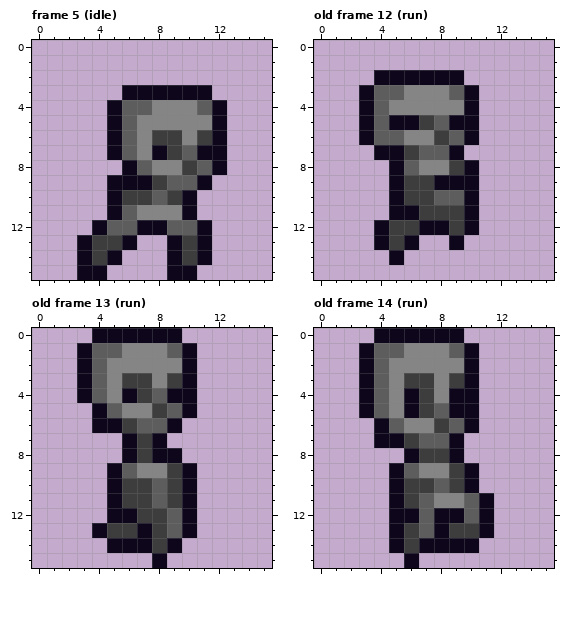
Pixel-art file: core/assets/ase/actor_skeleton.aseprite. Above: the version before the commit.
16x16 pixels, 31 frames. Shown: frame 5 (idle), old frame 12 (run), old frame 13 (run), old frame 14 (run). The commit also changed other frames, which this record leaves out.
After:
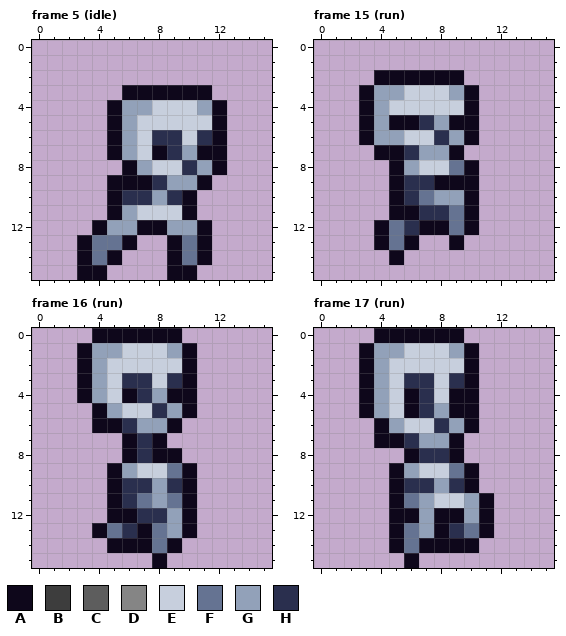
Palette (. is transparent): A #0e071b  B #3d3d3d  C #5d5d5d  D #858585  E #c7cfdd  F #657392  G #92a1b9  H #2a2f4e
A new or re-ordered frame is compared with the old frame closest to it.
The exact change:
frames 31 -> 34
layer "brown" removed
layer "black" removed
frames re-ordered
--- frame 5 (idle)
@@ x 0..15 @@
  3 ......AAAAAA....
- 4 .....ACCDDDCA...
- 5 .....ACDDDDDA...
- 6 .....ACDBBDBA...
- 7 .....ACDABCAA...
- 8 ......ACDDBCA...
- 9 .....AAABCCA....
-10 .....ABBCBA.....
-11 .....ACDDDA.....
-12 ....ACCAACCA....
-13 ...ABBA..ABA....
-14 ...ABA...ABA....
+ 4 .....AGGEEEGA...
+ 5 .....AGEEEEEA...
+ 6 .....AGEHHEHA...
+ 7 .....AGEAHGAA...
+ 8 ......AGEEHGA...
+ 9 .....AAAHGGA....
+10 .....AHHGHA.....
+11 .....AGEEEA.....
+12 ....AGGAAGGA....
+13 ...AFFA..AFA....
+14 ...AFA...AFA....
 15 ...AA....AA.....
--- frame 15 (run) against old frame 12 (run)
@@ x 2..11 @@
  2 ..AAAAAA..
- 3 .ACCDDDCA.
- 4 .ACDDDDDA.
- 5 .ACAABCAA.
- 6 .ACCDDBCA.
- 7 ..AABCCA..
- 8 ...ACDDBA.
- 9 ...ABBAAA.
-10 ...ABBCCA.
-11 ...AABBBA.
-12 ..ABBAABA.
-13 ..ABA..A..
+ 3 .AGGEEEGA.
+ 4 .AGEEEEEA.
+ 5 .AGAAHGAA.
+ 6 .AGGEEHGA.
+ 7 ..AAHGGA..
+ 8 ...AGEEFA.
+ 9 ...AHHAAA.
+10 ...AHFGGA.
+11 ...AAHHFA.
+12 ..AFHAAFA.
+13 ..AFA..A..
 14 ...A......
--- frame 16 (run) is new; against old frame 13 (run)
@@ x 2..11 @@
  0 ..AAAAAA..
- 1 .ACCDDDCA.
- 2 .ACDDDDDA.
- 3 .ACDBBDBA.
- 4 .ACDABCAA.
- 5 ..ACDDBCA.
- 6 ..AABCCA..
- 7 ....ABA...
- 8 ....ABAA..
- 9 ...ACDDBA.
-10 ...ABBCBA.
-11 ...ABBCBA.
-12 ...AABBCA.
-13 ..ABBABCA.
-14 ...AAABA..
+ 1 .AGGEEEGA.
+ 2 .AGEEEEEA.
+ 3 .AGEHHEHA.
+ 4 .AGEAHGAA.
+ 5 ..AGEEHGA.
+ 6 ..AAHGGA..
+ 7 ....AHA...
+ 8 ....AHAA..
+ 9 ...AGEEFA.
+10 ...AHHGHA.
+11 ...AHFGFA.
+12 ...AAHHGA.
+13 ..AFHAFGA.
+14 ...AAAFA..
 15 ......A...
--- frame 17 (run) is new; against old frame 14 (run)
@@ x 2..12 @@
  0 ..AAAAAA...
- 1 .ACCDDDCA..
- 2 .ACDDDDDA..
- 3 .ACDBBDBA..
- 4 .ACDABDAA..
- 5 .ACDABCAA..
- 6 ..ACDDBCA..
- 7 ..AABCCA...
- 8 ....ABBA...
- 9 ...ACDDBA..
-10 ...ABBCBA..
-11 ...ABCDDCA.
-12 ...AACAACA.
-13 ...ABCABBA.
-14 ...ABAAAA..
+ 1 .AGGEEEGA..
+ 2 .AGEEEEEA..
+ 3 .AGEHHEHA..
+ 4 .AGEAHEAA..
+ 5 .AGEAHGAA..
+ 6 ..AGEEHGA..
+ 7 ..AAHGGA...
+ 8 ....AHHA...
+ 9 ...AGEEFA..
+10 ...AHHGHA..
+11 ...AFGEEGA.
+12 ...AAGAAGA.
+13 ...AFGAHFA.
+14 ...AFAAAA..
 15 ....A......
